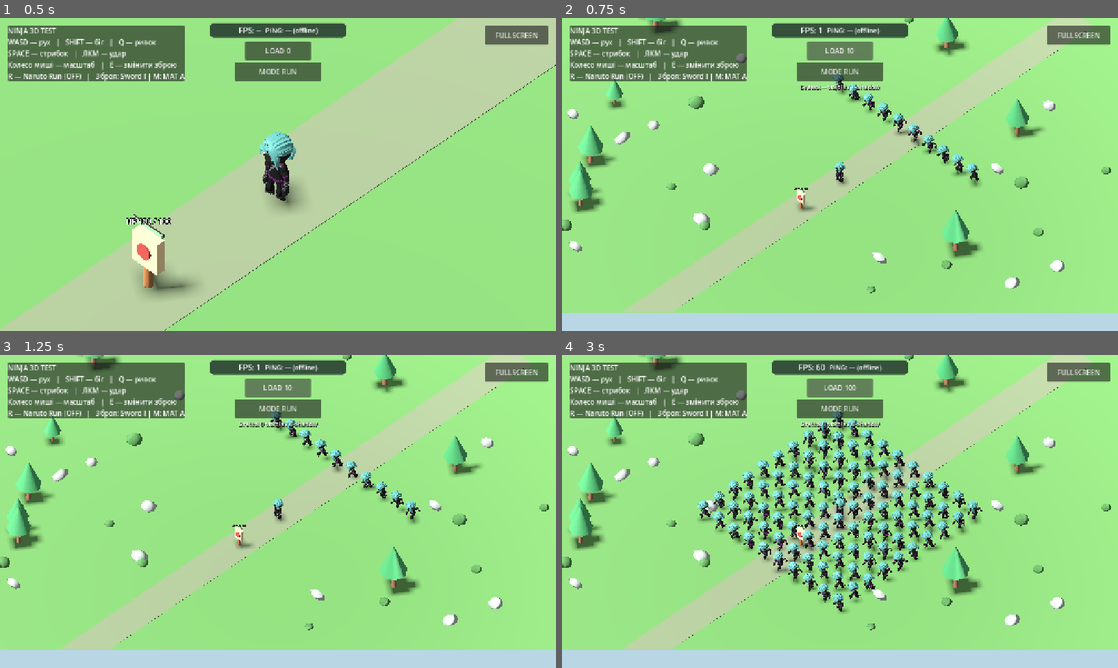
Above: before the commit, frames 1-4 (two rows, left to right).
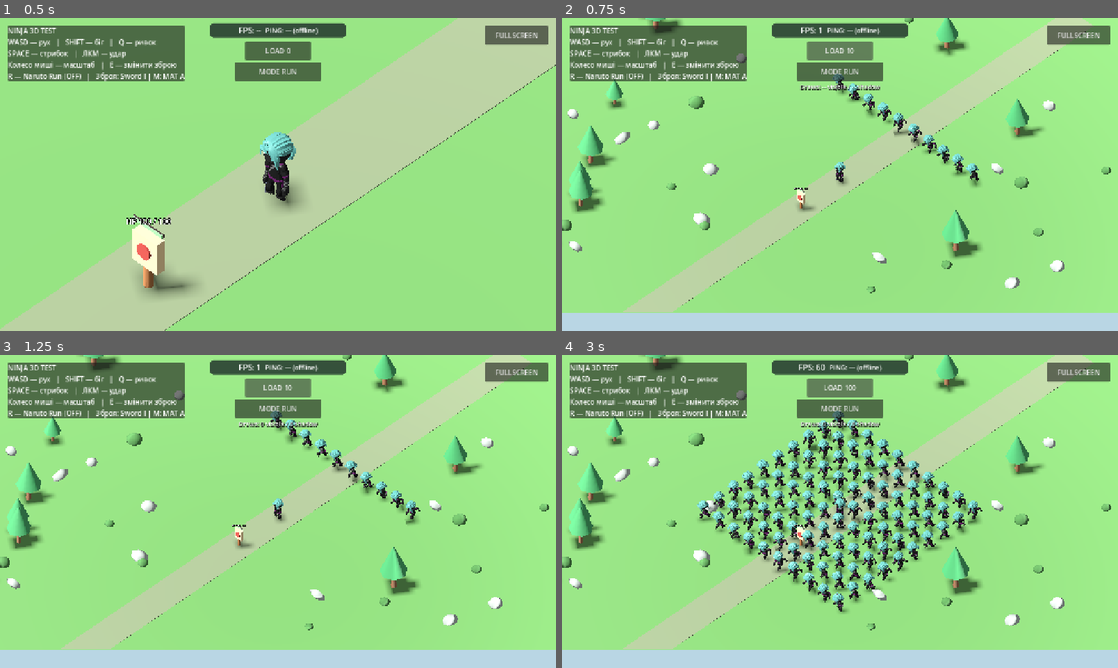
Above: after the commit, the same moments.

Repository: levian47/riskfate-3d-pro
Game: Godot game, scene res://main.tscn
The game is run twice, just before and just after one commit, with the same random seed, the same clock (stepped at 60 frames per second) and the same inputs.
Inputs:
- Up to frame 1 (0.5 s): no input
- Up to frame 2 (0.75 s): click "LOAD 0" at 0.5 s
- Up to frame 3 (1.25 s): no input
- Up to frame 4 (3 s): click "LOAD 10" at 1.25 s; click "LOAD 30" at 2 s; click "LOAD 60" at 2.75 s

Frame 1 is identical in both runs. In frame 2, less than 0.1% of the frame differs, in the area x 49-75%, y 18-52%; in frame 3, 0.2%; in frame 4, 1.1%, in the area x 24-76%, y 18-81%.

Commit message:
Reduce Ninja crowd draw calls with single-surface six-color palette atlas

Diff:
--- a/main.gd
+++ b/main.gd
@@ -3,6 +3,7 @@
 const MODEL := preload("res://assets/Ninja_Female.gltf")
 const MODEL_MATERIAL_A := preload("res://assets/Ninja_Female_material_A.gltf")
 const MODEL_MATERIAL_B := preload("res://assets/Ninja_Female_material_B.gltf")
+const CROWD_PALETTE_ATLAS := preload("res://assets/Ninja_Female_palette_atlas.gltf")
 # Approved movement values and physics are owned by the player component.
 const MOVEMENT_CONTROLLER := preload("res://characters/player/movement_controller.gd")
 const WALK_SPEED := MOVEMENT_CONTROLLER.WALK_SPEED
@@ -23,6 +24,7 @@
 var visual: Node3D
 var ninja_mesh: MeshInstance3D
 var ninja_mesh_variants: Array[Mesh] = []
+var crowd_atlas_mesh: Mesh
 var material_variant_index := 1 # Approved A: culling, original retained as control
 var crowd_benchmark = CROWD_BENCHMARK.new()
 var crowd_button: Button
@@ -50,6 +52,7 @@
 func _ready() -> void:
 	_build_environment()
 	_build_hero()
+	_init_crowd_atlas()
 	_build_camera()
 	_build_ui()
 	crowd_benchmark.initialize(self)
@@ -153,7 +156,7 @@
 		return
 	material_variant_index = (material_variant_index + 1) % 2 # B rejected after visual QA
 	ninja_mesh.mesh = ninja_mesh_variants[material_variant_index]
-	crowd_benchmark.set_mesh(ninja_mesh.mesh)
+	# Keep the crowd on its independently optimized one-surface palette mesh.
 	if touch_hud != null:
 		touch_hud.material_variant = material_variant_index
 		touch_hud.queue_redraw()
@@ -163,7 +166,7 @@
 func _cycle_crowd_benchmark() -> void:
 	crowd_benchmark.count_index = (crowd_benchmark.count_index + 1) % CROWD_BENCHMARK.COUNTS.size()
 	var count: int = CROWD_BENCHMARK.COUNTS[crowd_benchmark.count_index]
-	crowd_benchmark.set_count(count, MODEL, ninja_mesh.mesh)
+	crowd_benchmark.set_count(count, MODEL, crowd_atlas_mesh)
 	camera.size = 40.0 if count > 0 else camera_zoom
 	if crowd_button != null:
 		crowd_button.text = "LOAD %d" % count
@@ -175,6 +178,16 @@
 	var mode: String = crowd_benchmark.cycle_mode()
 	if crowd_mode_button != null:
 		crowd_mode_button.text = "MODE %s" % mode
+
+
+func _init_crowd_atlas() -> void:
+	var preview := CROWD_PALETTE_ATLAS.instantiate()
+	var found := _find_model_mesh(preview)
+	if found != null:
+		crowd_atlas_mesh = found.mesh
+	preview.free()
+	if crowd_atlas_mesh == null or crowd_atlas_mesh.get_surface_count() != 1:
+		push_error("Single-surface Ninja crowd atlas unavailable")
 
 
 func _find_model_mesh(root: Node) -> MeshInstance3D:
--- a/tests/gameplay_smoke.gd
+++ b/tests/gameplay_smoke.gd
@@ -767,6 +767,15 @@
 	# Full automated benchmark state matrix: every supported crowd size,
 	# every profiling mode and both approved material choices. This checks
 	# animation/shadow/geometry state and UI wiring, not actual device FPS.
+	var crowd_atlas := game.get("crowd_atlas_mesh") as Mesh
+	if not _require(crowd_atlas != null and crowd_atlas.get_surface_count() == 1, "Crowd atlas must have one surface instead of six"):
+		return
+	var atlas_mat := crowd_atlas.surface_get_material(0) as StandardMaterial3D
+	if not _require(atlas_mat != null and atlas_mat.albedo_texture != null, "Crowd atlas must preserve six colors through a real color texture"):
+		return
+	var atlas_uv := crowd_atlas.surface_get_arrays(0)[Mesh.ARRAY_TEX_UV]
+	if not _require(atlas_uv.size() == 9948, "Crowd atlas UVs must cover every original skinned vertex"):
+		return
 	var bench = game.get("crowd_benchmark")
 	var bench_button := game.get_node_or_null("HUD/CrowdBenchmarkButton") as Button
 	var mode_button := game.get_node_or_null("HUD/CrowdModeButton") as Button
@@ -810,7 +819,7 @@
 					var crowd_mesh := crowd_meshes[i] as MeshInstance3D
 					var crowd_player := animation_players[i] as AnimationPlayer
 					var expected_shadow := int(GeometryInstance3D.SHADOW_CASTING_SETTING_OFF) if mode_name == "NO SHADOW" else int(original_shadows[i])
-					if not _require(crowd_mesh != null and crowd_player != null and crowd_mesh.mesh == candidates[material_index], "All %d crowd meshes must follow MAT %d" % [count, material_index]):
+					if not _require(crowd_mesh != null and crowd_player != null and crowd_mesh.mesh == crowd_atlas, "All %d crowd meshes must use one-surface atlas while hero is MAT %d" % [count, material_index]):
 						return
 					if not _require(crowd_mesh.visible == (mode_name != "HIDE") and crowd_player.is_playing() == (mode_name != "PAUSE") and int(crowd_mesh.cast_shadow) == expected_shadow, "Crowd actor %d failed %s/MAT %d at LOAD %d" % [i, mode_name, material_index, count]):
 						return
@@ -821,7 +830,7 @@
 			return
 	if not _require(matrix_cases == 32 and int(game.get("material_variant_index")) == 1, "Benchmark must cover all 32 nonzero crowd/mode/material combinations and return to A"):
 		return
-	print("Crowd diagnostics matrix passed: 4 nonzero loads x 4 modes x 2 material variants, plus LOAD 0 cleanup.")
+	print("Crowd atlas matrix passed: 4 loads x 4 modes x 2 hero materials; 1 surface and 6 palette colors preserved; LOAD 0 cleanup.")
 	print("Gameplay smoke test passed: independent baked sword resources retain approved poses; active Sweeping, movement, dash, world, training hits, HP and respawn.")
 	quit(0)
 
Not shown, added: assets/Ninja_Female_palette_atlas.gltf
Not shown, changed: ROADMAP.md
